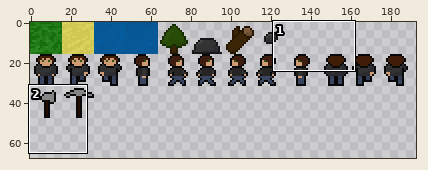
Sprite sheet -- assets/spritesheet.png. The picture above shows the old version from afar; the outline marks the close-up.
Close-up. Earlier state:
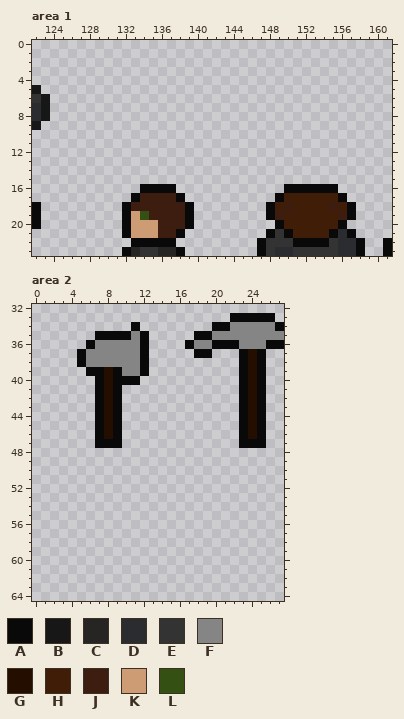
The file is 256x256 pixels. Pixels under 10% opacity are left out. Colours within 5 levels of each other are drawn and written as one. Shown: area 1: x 122..161, y 0..23; area 2: x 0..27, y 32..64. The wide view leaves out empty margins.
Palette (. is transparent): A #090909  B #171717  C #262524  D #2a2c2f  E #333333  F #868585  G #240e00  H #3f1d06  J #3d1d10  K #ce9c74  L #345113
Pixels before, area 1, first column x 122:
 5 B.......................................
 6 EB......................................
 7 DB......................................
 8 DB......................................
 9 B.......................................
10 ........................................
11 ........................................
12 ........................................
13 ........................................
14 ........................................
15 ........................................
16 ............AAAA............AAAAAA......
17 ...........AJJJJA..........AHHHHHHA.....
18 A.........AJJJJJJA........AHJHHHHJHA....
19 A.........AKLJJJJA........AJHHHHHHJA....
20 A.........AKKKJJJA.........AHHHHHHA.....
21 ..........AKKKJJA.........AEAHHHHADA....
22 ...........AAAAA.........AEEEAAAAEDDA..A
23 ..........ACEECCA........AEDDEEEEEDDA..A
Pixels before, area 2, first column x 5:
33 .................AAAAA.
34 ......A........AAFFFFFA
35 ..AAAAFA.....AAFFFFFFFF
36 .AFFFFFA....AFFAAAFFFAA
37 AFFFFFFA.....AA...AGA..
38 AFFFFFFA..........AGA..
39 .AAGAFFA..........AGA..
40 ..AGAAA...........AGA..
41 ..AGA.............AGA..
42 ..AGA.............AGA..
43 ..AGA.............AGA..
44 ..AGA.............AGA..
45 ..AGA.............AGA..
46 ..AGA.............AGA..
47 ..AAA.............AAA..
Now the later version:
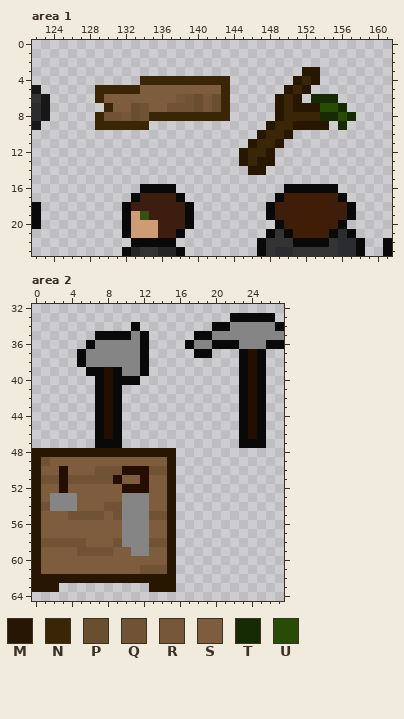
Colours new in this view: M #261602  N #3b2507  P #6a4e30  Q #705335  R #765739  S #7d5d3d  T #162a04  U #284c06
Change:
Area 1:
y 3: x 152..153 .. -> MM
y 4: x 134..143 .......... -> NNNNNNNNNN; x 151..153 ... -> MNM
y 5: x 129..143 ............... -> NNNNNSSSSSSSSSN; x 150..152 ... -> MNM
y 6: x 129..143 ............... -> NSSSSSSSSRQPRPN; x 149..151 ... -> MNM; x 153..155 ... -> TTT
y 7: x 130..143 .............. -> NSSPQSSQQQPRPN; x 149..156 ........ -> MNMMMUUT
y 8: x 129..143 ............... -> NQQRPQNNNNNNNNN; x 149..157 ......... -> MNNNNTTUT
y 9: x 129..134 ...... -> NNNNNN; x 148..154 ....... -> MNNMMMM; x 156 . -> T
y 10: x 147..150 .... -> MNNM
y 11: x 146..149 .... -> MNNM
y 12: x 145..148 .... -> MNNM
y 13: x 145..148 .... -> MNMM
y 14: x 146..147 .. -> MM
Area 2:
y 48: x 0..15 ................ -> MMMMMMMMMMMMMMMM
y 49: x 0..15 ................ -> MQSSSSSSSSSSSSSM
y 50: x 0..15 ................ -> MSSGSSSQQQGGGQQM
y 51: x 0..15 ................ -> MQQGQQQQQGSSGSSM
y 52: x 0..15 ................ -> MSSGSSSSSSGGGSSM
y 53: x 0..15 ................ -> MSFFFSSSSSFFFSSM
y 54: x 0..15 ................ -> MQFFFSSSQQFFFSSM
y 55: x 0..15 ................ -> MSSSQQQQSQFFFQQM
y 56..57: x 0..15 ................ -> MSSSSSSSSSFFFSSM
y 58: x 0..15 ................ -> MQQQQQSSSQFFFQQM
y 59: x 0..15 ................ -> MSSSSQQQQSSFFSSM
y 60: x 0..15 ................ -> MSSSSSSSSSSSSSSM
y 61: x 0..15 ................ -> MSSSSSSSSSSSQQQM
y 62: x 0..15 ................ -> MMMMMMMMMMMMMMMM
y 63: x 0..2 ... -> MMM; x 13..15 ... -> MMM
Where, in picture pixels (left, top, right, bottom), the same in both close-ups:
added: (95, 67, 356, 175)
added: (32, 448, 176, 592)
